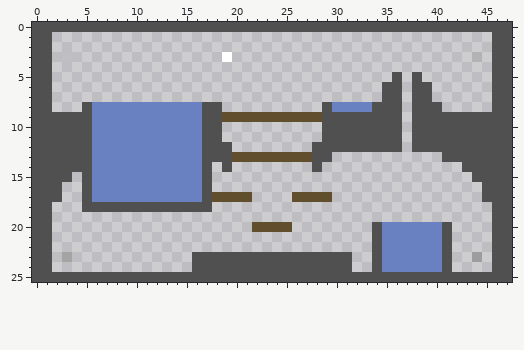
File history of a pixel-art sprite, gfx/level1front.png. Above is the file before it was changed.
The file is 48x26 pixels.
New version:
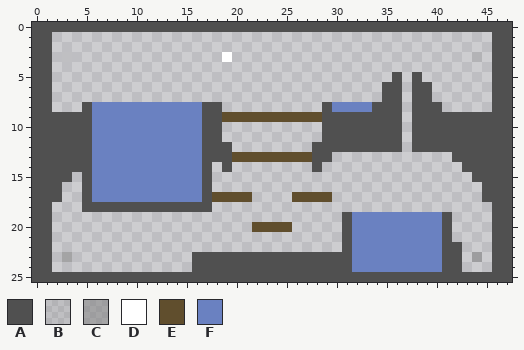
Palette (. is transparent): A #505050  B #7f7f7f2d  C #7f7f7f87  D #ffffff  E #604e2d  F #6a81c1
From old to new:
@@ x 39..43 @@
 12 AAAAA
-13 ..AAA
+13 ...AA
 14 ....A
@@ x 29..44 @@
 18 ................
-19 ................
-20 .....AFFFFFFA...
-21 .....AFFFFFFA...
-22 .....AFFFFFFA...
-23 AAA..AFFFFFFA..C
-24 AAA..AFFFFFFA...
+19 ..AFFFFFFFFFA...
+20 ..AFFFFFFFFFA...
+21 ..AFFFFFFFFFA...
+22 ..AFFFFFFFFFAA..
+23 AAAFFFFFFFFFAA.C
+24 AAAFFFFFFFFFAA..
 25 AAAAAAAAAAAAAAAA
